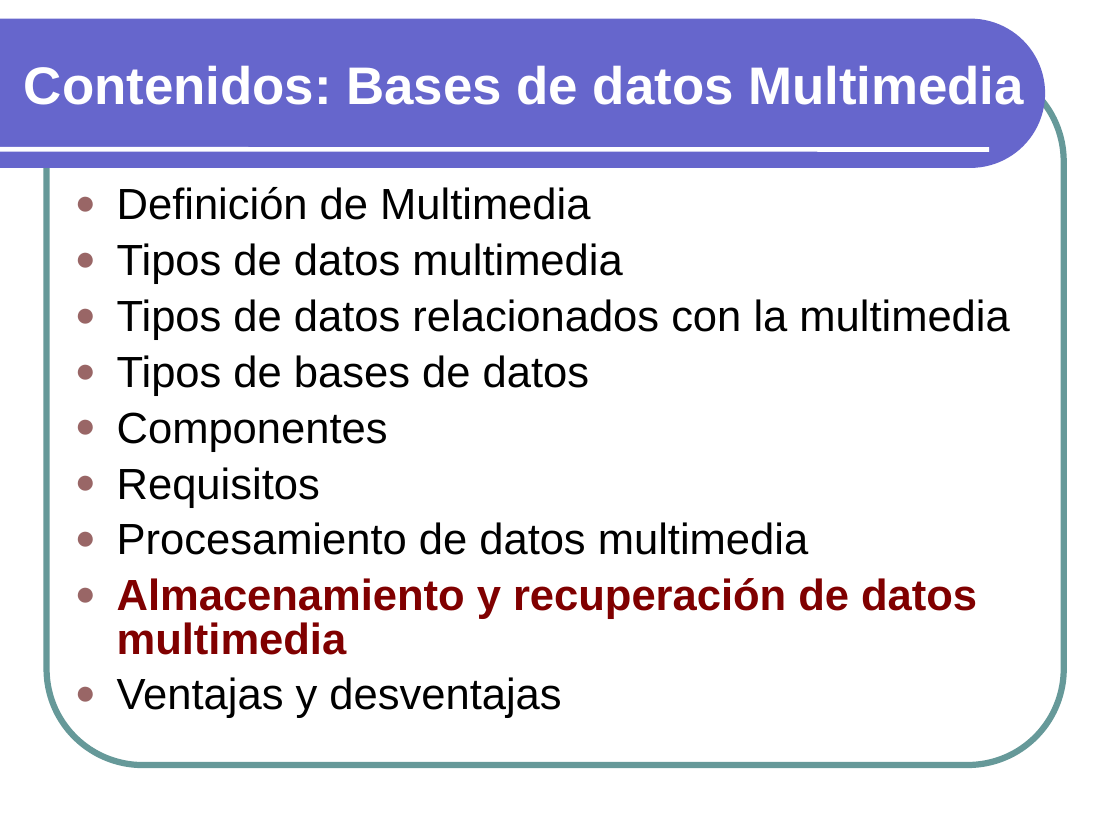
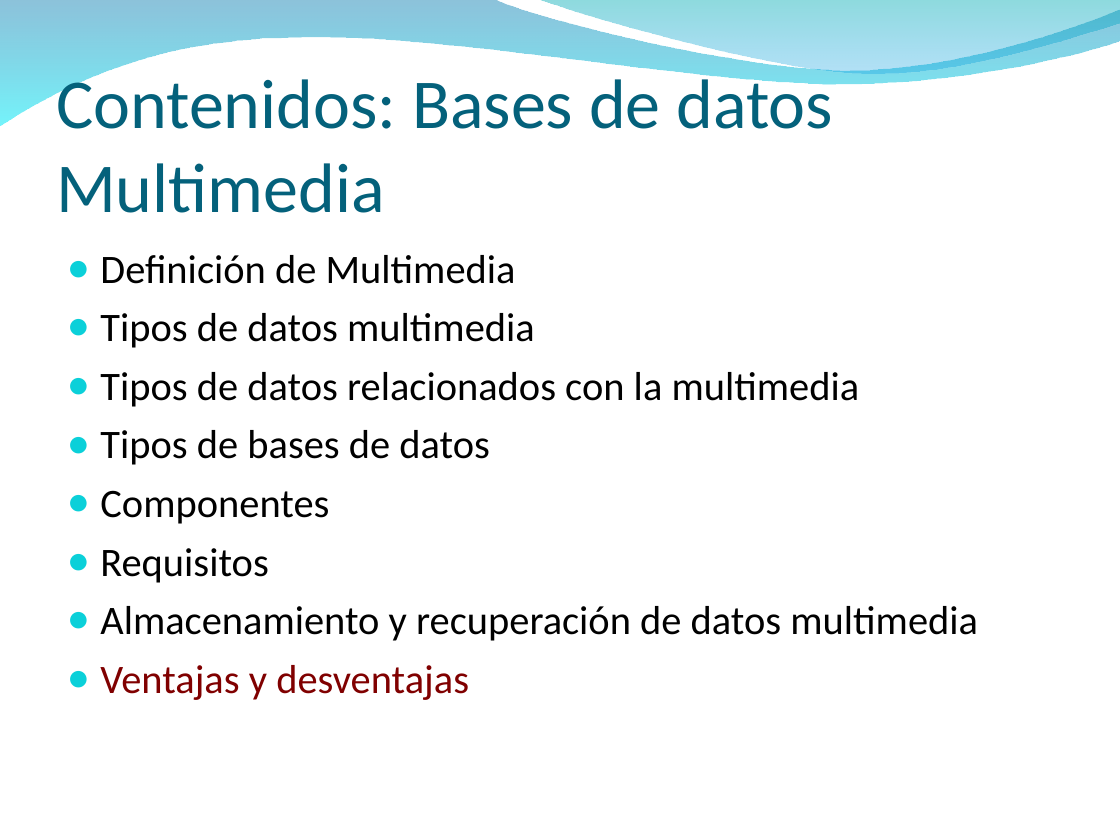
Before and after one commit to txedo/isi-mabd, a slide deck: slide 63 of Funcionalidad3/Funcionalidad3.ppt (slide 52 before the commit). Drawn at 1120x840 pixels with LibreOffice and Linux fonts; fonts in the diff are those of the drawing; background and template pictures are left out. Boxes give left, top, right and bottom in pixels: in the first picture for what was removed or moved away, otherwise in the second. Text is boxed around its words. In the diff, an @@ line names an element or a change of style, - is before the commit and + after.

```diff
--- a/Funcionalidad3/Funcionalidad3.ppt
+++ b/Funcionalidad3/Funcionalidad3.ppt
@@ freeform shape resized from (x1=0, y1=19, x2=1045, y2=168) to (x1=0, y1=0, x2=1120, y2=127) @@
@@ freeform shape at (x1=0, y1=0, x2=1120, y2=127): fill #6666CC to gradient #0079AF to #00EBF8 @@
@@ freeform shape added at (x1=536, y1=0, x2=1120, y2=77), fill gradient #00ADB6 to #009BE5 @@
@@ rounded rectangle removed at (x1=47, y1=65, x2=1064, y2=765) @@
@@ title "Contenidos: Bases de datos Multimedia" moved from (x1=24, y1=65, x2=1024, y2=105) to (x1=56, y1=70, x2=834, y2=213) @@
@@ title "Contenidos: Bases de datos Multimedia" at (x1=56, y1=70, x2=834, y2=213): size 34 to 45 pt, font Arial to Calibri, text colour #FFFFFF to #04617B, bold off; line spacing 0.93 to 1; vertical alignment middle to bottom @@
@@ line removed from (0, 149) to (989, 149) @@
@@ text "Definición de Multimedia" moved from (x1=117, y1=187, x2=1009, y2=718) to (x1=100, y1=255, x2=978, y2=700) @@
@@ text "Definición de Multimedia" at (x1=100, y1=255, x2=978, y2=700): size 28 to 26 pt, font Arial to Calibri; text colour #800000 to #000000, bold off in "Almacenamiento y recuperación de datos multimedia"; text colour #000000 to #800000 in "Ventajas y desventajas"; indent changed; line spacing 0.83 to 1; less space between paragraphs; bullet colour #996666 to #0BD0D9 @@
@@ text at (x1=117, y1=522, x2=808, y2=555): paragraph removed @@
-● Procesamiento de datos multimedia
```
Also in this commit, not shown: 67 other slides changed, 2 slides added, 1 slide removed.
